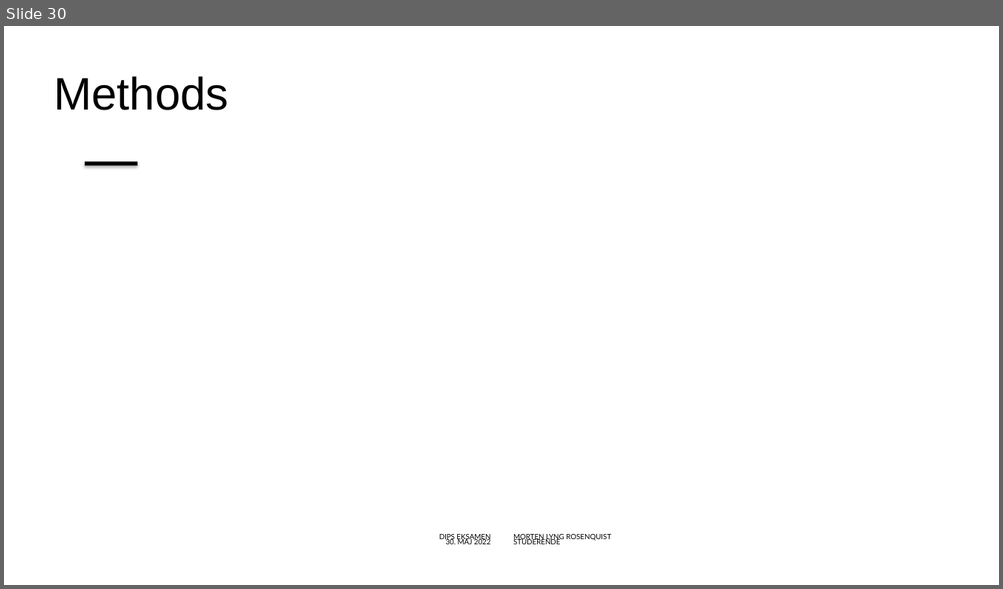
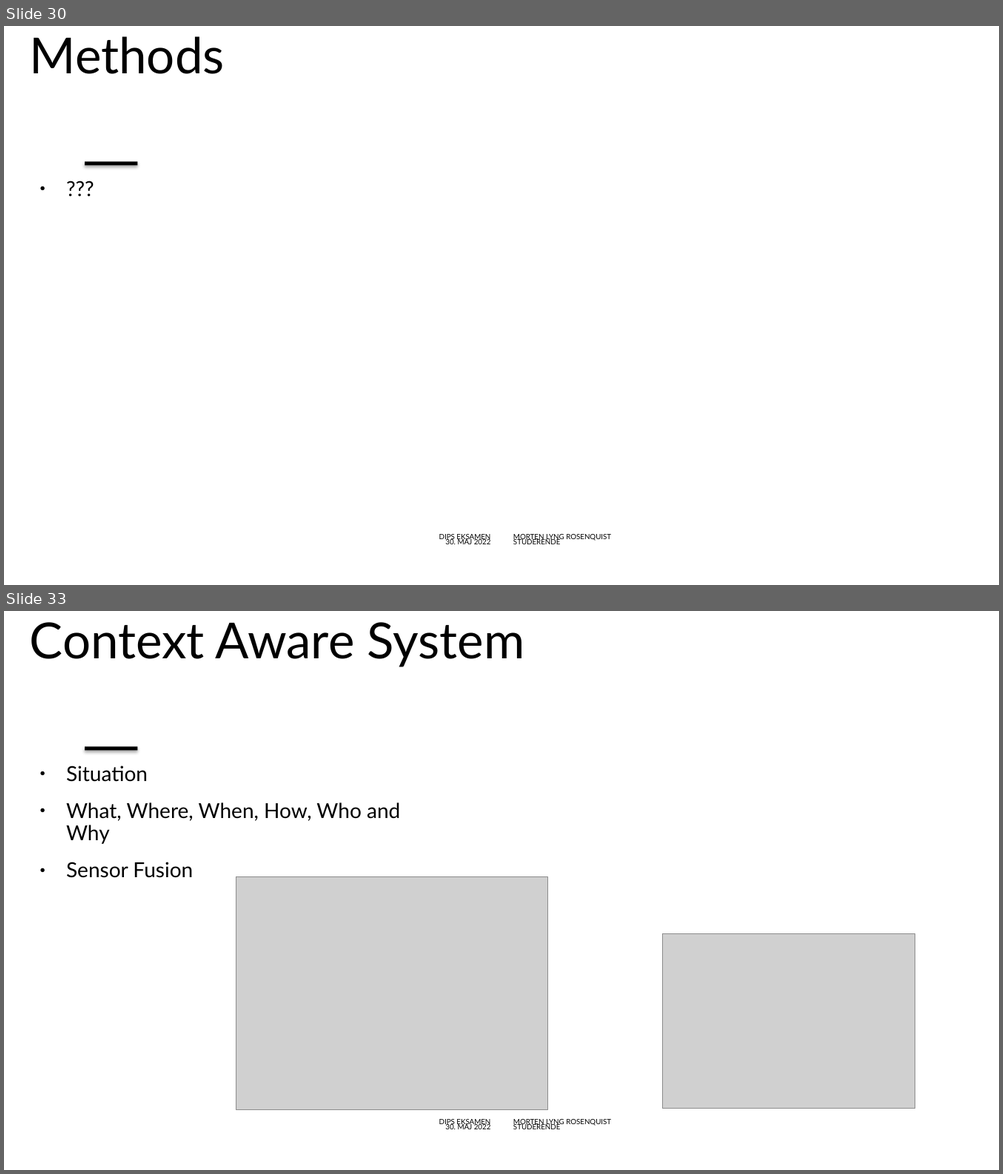
Before and after one commit to mlRosenquist/au-mlr-distributed-and-pervasive-systems, a slide deck: Præsentation.pptx. Shown one above the other, each under a label of ours: slide 30 before the commit, slides 30 and 33 after it; the slides between them are not shown. The pictures are 1003x589 and 1003x1174 pixels, drawn with LibreOffice and Linux fonts; fonts in the diff are those of the drawing; grey boxes stand for pictures; background and template pictures are left out. Boxes give left, top, right and bottom in pixels: in the first picture for what was removed or moved away, otherwise in the second. Text is boxed around its words. In the diff, an @@ line names an element or a change of style, - is before the commit and + after.

```diff
--- a/Præsentation.pptx
+++ b/Præsentation.pptx
@@ slide 33 added at box(4, 611, 999, 1170), background #FFFFFF; not listed: 5 template elements that a slide beside it also shows @@
@@ title added at box(30, 622, 525, 667), 48 pt, text #000000 @@
+Context Aware System
@@ text added at box(66, 766, 400, 878), 20 pt, text #000000 @@
+● Situation
+● What, Where, When, How, Who and Why
+● Sensor Fusion
@@ picture added at box(236, 877, 548, 1111) @@
@@ picture added at box(662, 934, 914, 1109) @@
@@ slide 30 changed as well @@
@@ title "Methods": place and size @@
-title "Methods" at box(54, 76, 228, 110)
+title "Methods" at box(30, 36, 225, 74)
@@ title "Methods" at box(30, 36, 225, 74): size 44 to 48 pt, font Arial to Lato; vertical alignment middle to bottom @@
@@ text added at box(31, 178, 448, 525), 20 pt, text #000000 @@
+● ???
```
Also in this commit, not shown: 26 other slides changed, 8 other slides added, 3 slides removed, 1 other file.
